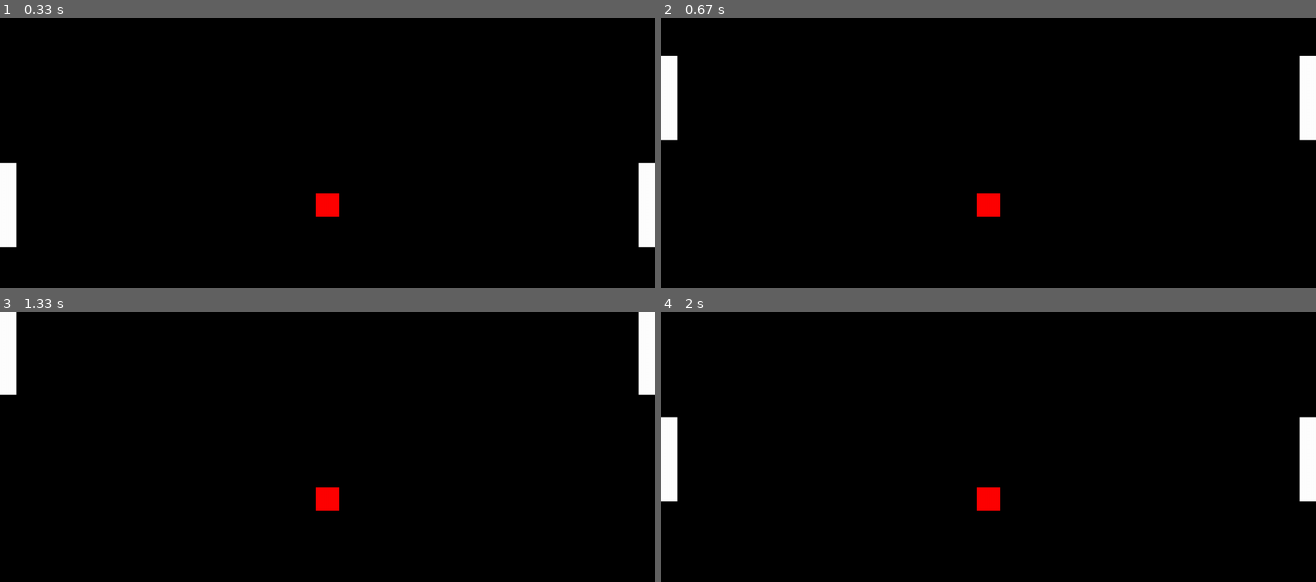
Above: before the commit, frames 1-4 (two rows, left to right).
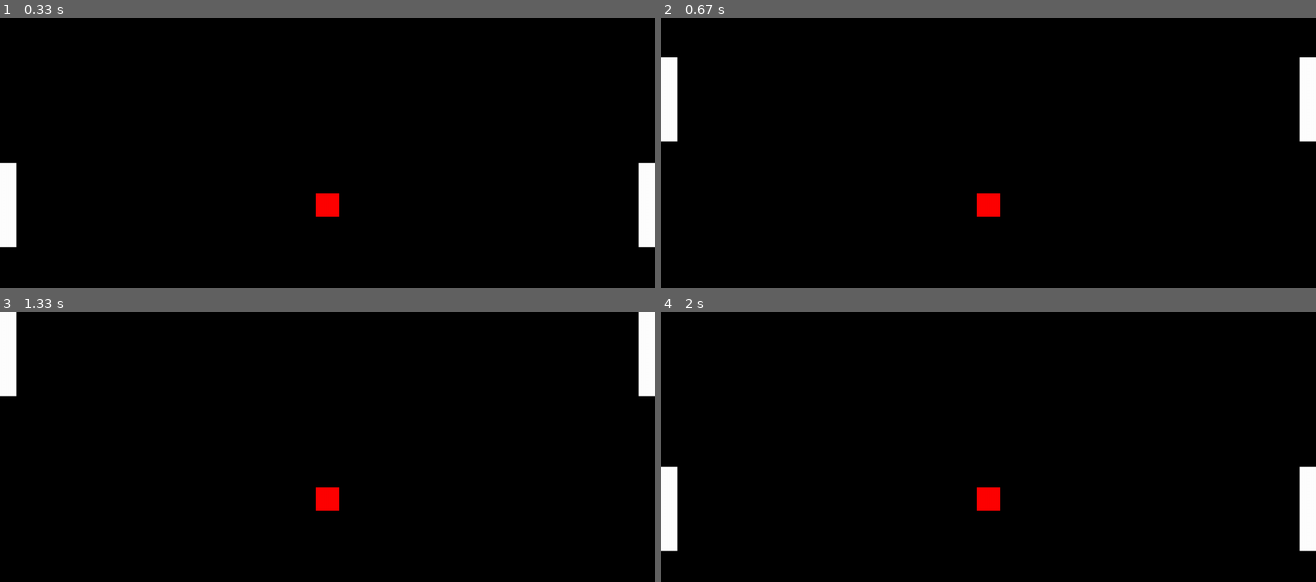
Above: after the commit, the same moments.

Repository: RFOD/Python_PygameTest
Game: pygame game, started from test01.py
Same seed, same stepped clock (60 frames per second), same inputs: the game is played once before the commit and once after it.
Inputs:
- Up to frame 1 (0.33 s): no input
- Up to frame 2 (0.67 s): hold W from 0.33 s (still down); hold Up from 0.33 s (still down)
- Up to frame 3 (1.33 s): release W at 0.8 s; release Up at 0.8 s
- Up to frame 4 (2 s): hold Down 1.33-1.8 s; hold S 1.33-1.8 s; hold Up from 1.83 s (still down); hold W from 1.83 s (still down)

Frame 1 is identical in both runs. In frame 2, less than 0.1% of the frame differs, in the area x 0-100%, y 14-46%; in frame 3, less than 0.1%; in frame 4, 1.9%, in the area x 0-100%, y 38-89%.

Commit message:
Improved Player Movement (Stable 0.1)

Diff:
--- a/test.py
+++ b/test.py
@@ -21,13 +21,13 @@
         if keys[pygame.K_DOWN] or keys[pygame.K_UP]:
             vel *= 0.7
             print(vel)
-    if keys[pygame.K_LEFT] and playerX > vel:
+    if keys[pygame.K_a] and playerX > vel:
         playerX -= vel
-    if keys[pygame.K_RIGHT] and playerX < winW - h:
+    if keys[pygame.K_d] and playerX < winW - h:
         playerX += vel
-    if keys[pygame.K_UP] and playerY > vel:
+    if keys[pygame.K_w] and playerY > vel:
         playerY -= vel
-    if keys[pygame.K_DOWN] and playerY < winH - h:
+    if keys[pygame.K_s] and playerY < winH - h:
         playerY += vel
 
 # Quit button
--- a/test01.py
+++ b/test01.py
@@ -17,7 +17,10 @@
 
 ballPos = pygame.Vector2((winWidth - ballwidth)/2, (winHeight - ballHeight)/2)
 
-playerAccelRate = 1.5
+playerAccelRate = 2
+friction = .8
+vel1 = 0
+vel2 = 0
 
 # Main Game loop --->
 
@@ -27,12 +30,22 @@
     screen.fill("black")
     # Getting the delta time
     clock = pygame.time.Clock()
-    dt = clock.tick(60) * 0.001 * 120
+    dt = clock.tick(60) * 0.001 * 60
 
     # Drawing the objects on the screen
     pygame.draw.rect(screen, "white", pygame.Rect(player1Pos.x, player1Pos.y, playerThickness, playerHeight))
     pygame.draw.rect(screen, "white", pygame.Rect(player2Pos.x, player2Pos.y, playerThickness, playerHeight))
     pygame.draw.rect(screen, "red", pygame.Rect(ballPos.x, ballPos.y, ballwidth, ballHeight))
+
+
+    # Ball Behaviour
+
+
+
+
+
+
+
 
     # Player Movement Mechanic
     accel1 = 0
@@ -46,10 +59,23 @@
         accel2 -= playerAccelRate
     if keys[pygame.K_DOWN] and player2Pos.y < winHeight - playerHeight:
         accel2 += playerAccelRate
+    accel1 += vel1 * friction
+    accel2 += vel2 * friction
     vel1 = accel1 * dt
     vel2 = accel2 * dt
-    player1Pos.y += vel1 * dt + accel1 * (dt*dt)
-    player2Pos.y += vel2 * dt + accel2 * (dt*dt)
+    player1Pos.y += vel1 * dt + accel1/2 * (dt*dt)
+    player2Pos.y += vel2 * dt + accel2/2 * (dt*dt)
+    # Player 2 Constraints
+    if player1Pos.y >= winHeight - playerHeight:
+        player1Pos.y = winHeight - playerHeight
+    if player1Pos.y <= 0:
+        player1Pos.y = 0
+    # Player 2 Constraints
+    if player2Pos.y >= winHeight - playerHeight:
+        player2Pos.y = winHeight - playerHeight
+    if player2Pos.y <= 0:
+        player2Pos.y = 0
+
     # Quit Mechanic
     for event in pygame.event.get():
         if event.type == pygame.QUIT:
